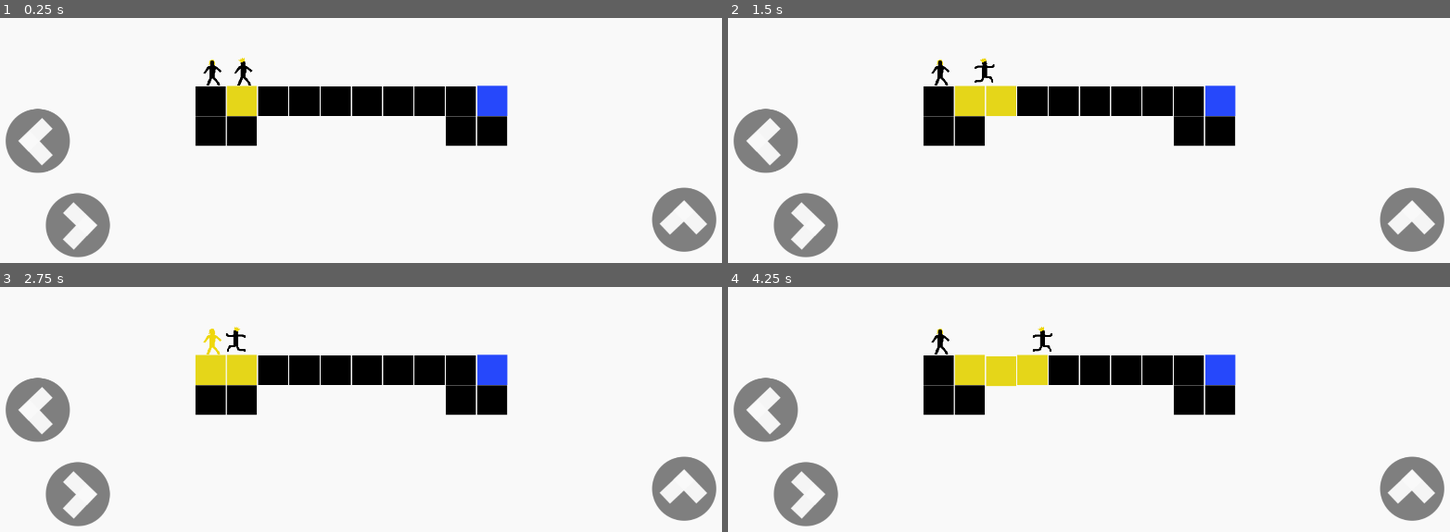
Above: before the commit, frames 1-4 (two rows, left to right).
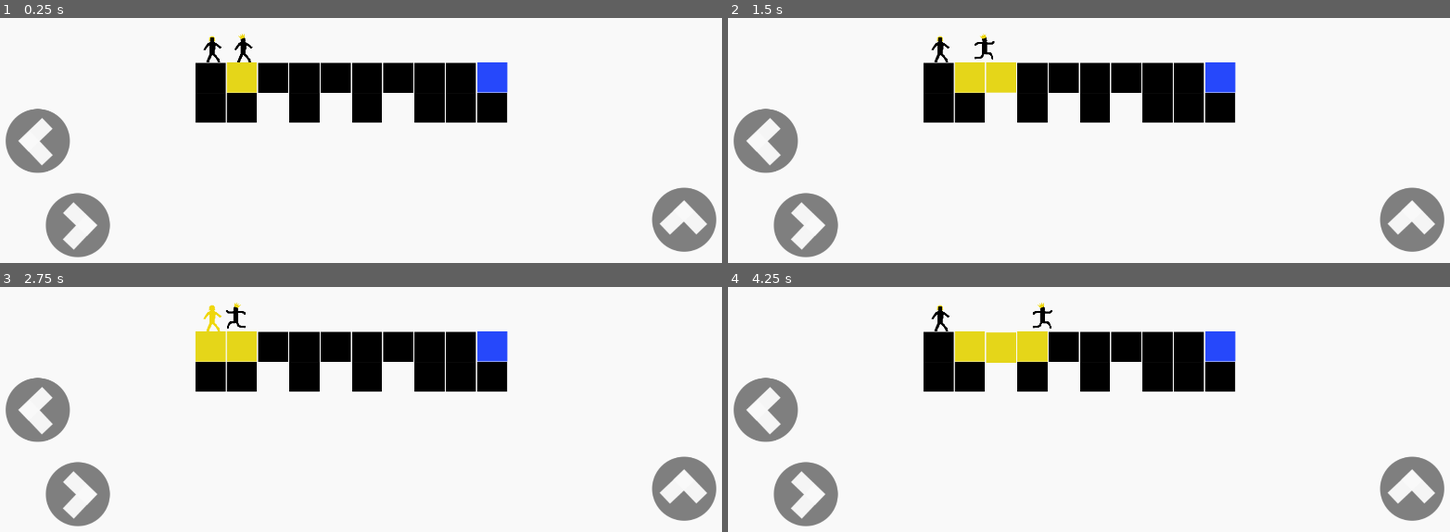
Above: after the commit, the same moments.

Repository: meburns/midas
Game: Godot game, scene res://src/levels/Level9.tscn
Same seed, same stepped clock (60 frames per second), same inputs: the game is played once before the commit and once after it. This scene is started directly instead of the project's main scene.
Inputs:
- Up to frame 1 (0.25 s): no input
- Up to frame 2 (1.5 s): tap Enter (ui_accept) at 0.5 s; hold Right (move_right) from 0.53 s (still down); tap R (refresh) at 0.6, 1.35 s; tap Space (jump) at 0.77 s
- Up to frame 3 (2.75 s): tap Space (jump) at 1.52 s; release Right (move_right) at 2.03 s; hold A (move_left) from 2.03 s (still down); tap R (refresh) at 2.1 s
- Up to frame 4 (4.25 s): tap Enter (ui_accept) at 2.75 s; release A (move_left) at 2.78 s; hold Right (move_right) from 2.78 s (still down); tap R (refresh) at 2.85, 3.6 s; tap Space (jump) at 3.02, 3.77 s

The runs differ from the first frame. In frame 1, 8.5% of the frame differs, in the area x 27-71%, y 6-53%; in frame 2, 8.5%; in frame 3, 8.9%; in frame 4, 8.9%.

Commit message:
Improve level 9 layout

Diff:
--- a/src/levels/Level9.tscn
+++ b/src/levels/Level9.tscn
@@ -16,49 +16,58 @@
 position = Vector2( 789.142, 0 )
 
 [node name="Water" parent="." instance=ExtResource( 1 )]
-position = Vector2( 1296, 685 )
+position = Vector2( 1296, 624 )
 
 [node name="Midas" parent="." instance=ExtResource( 6 )]
-position = Vector2( 648, 607 )
+position = Vector2( 648, 546 )
 
 [node name="Sadim" parent="." instance=ExtResource( 2 )]
-position = Vector2( 567, 607 )
+position = Vector2( 567, 546 )
 
 [node name="Block" parent="." instance=ExtResource( 4 )]
-position = Vector2( 567, 763 )
+position = Vector2( 567, 702 )
 
 [node name="Block2" parent="." instance=ExtResource( 4 )]
-position = Vector2( 567, 685 )
+position = Vector2( 567, 624 )
 
 [node name="Block3" parent="." instance=ExtResource( 4 )]
-position = Vector2( 1215, 763 )
+position = Vector2( 1215, 702 )
+
+[node name="Block12" parent="." instance=ExtResource( 4 )]
+position = Vector2( 1134, 702 )
+
+[node name="Block10" parent="." instance=ExtResource( 4 )]
+position = Vector2( 972, 702 )
 
 [node name="Block4" parent="." instance=ExtResource( 4 )]
-position = Vector2( 648, 685 )
+position = Vector2( 648, 624 )
 
 [node name="Block5" parent="." instance=ExtResource( 4 )]
-position = Vector2( 729, 685 )
+position = Vector2( 729, 624 )
 
 [node name="Block6" parent="." instance=ExtResource( 4 )]
-position = Vector2( 648, 763 )
+position = Vector2( 648, 702 )
 
 [node name="Block7" parent="." instance=ExtResource( 4 )]
-position = Vector2( 810, 685 )
+position = Vector2( 810, 624 )
+
+[node name="Block8" parent="." instance=ExtResource( 4 )]
+position = Vector2( 810, 702 )
 
 [node name="Block9" parent="." instance=ExtResource( 4 )]
-position = Vector2( 891, 685 )
+position = Vector2( 891, 624 )
 
 [node name="Block11" parent="." instance=ExtResource( 4 )]
-position = Vector2( 972, 685 )
+position = Vector2( 972, 624 )
 
 [node name="Block13" parent="." instance=ExtResource( 4 )]
-position = Vector2( 1053, 685 )
+position = Vector2( 1053, 624 )
 
 [node name="Block14" parent="." instance=ExtResource( 4 )]
-position = Vector2( 1296, 763 )
+position = Vector2( 1296, 702 )
 
 [node name="Block15" parent="." instance=ExtResource( 4 )]
-position = Vector2( 1134, 685 )
+position = Vector2( 1134, 624 )
 
 [node name="Block17" parent="." instance=ExtResource( 4 )]
-position = Vector2( 1215, 685 )
+position = Vector2( 1215, 624 )
